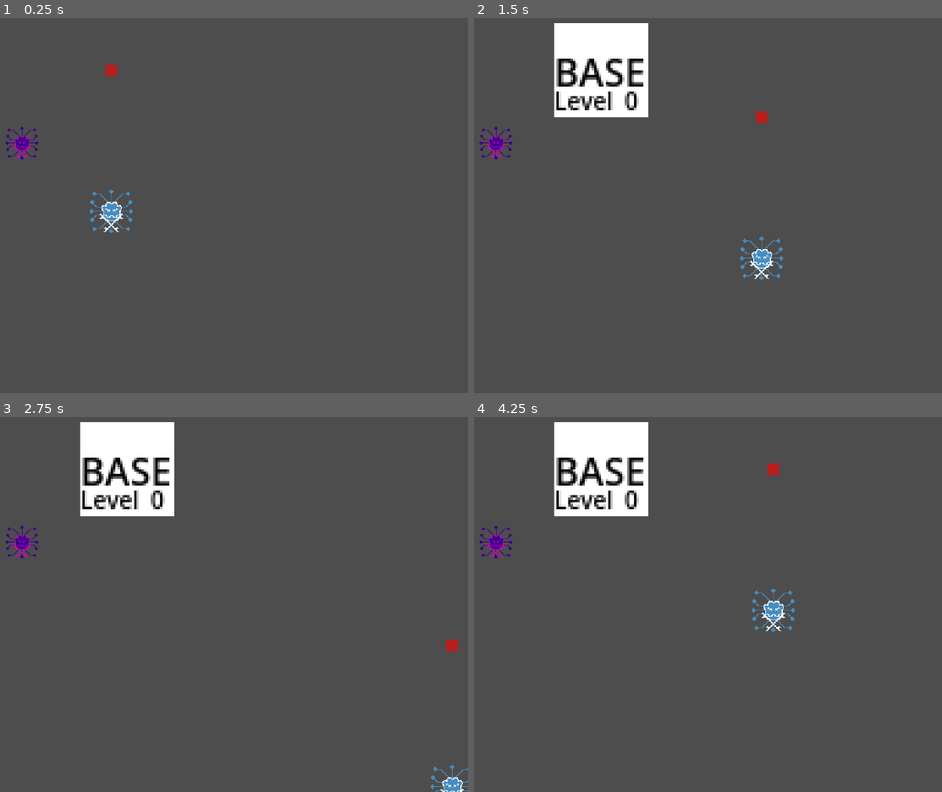
Above: before the commit, frames 1-4 (two rows, left to right).
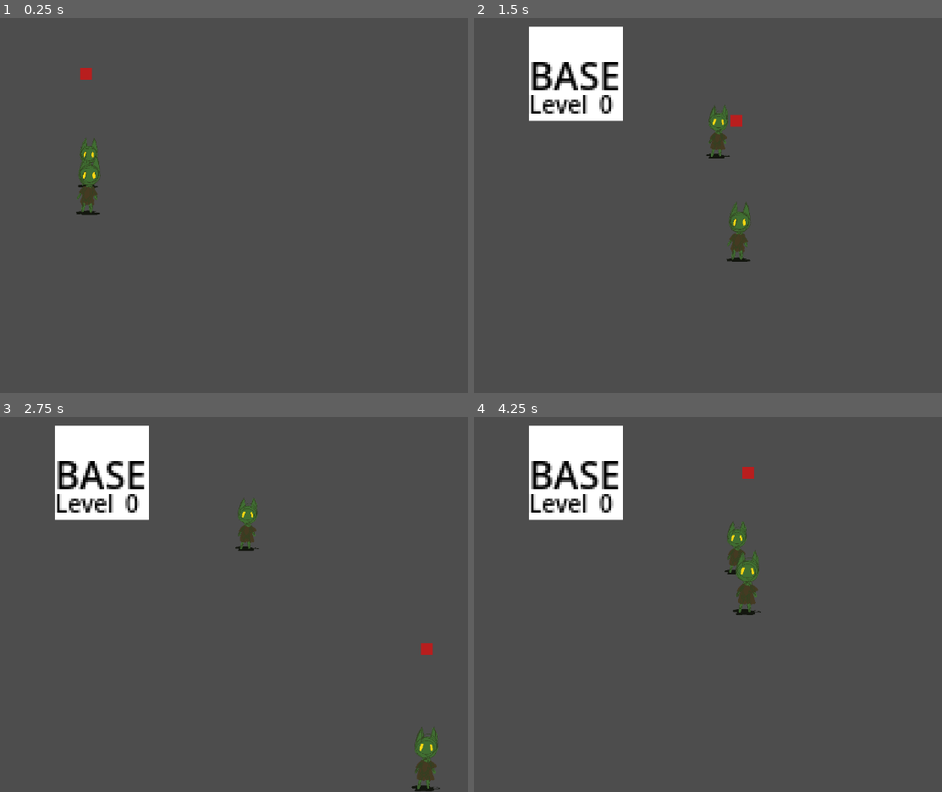
Above: after the commit, the same moments.

Repository: loteque/GoblinGame
Game: Godot game, scene res://main.tscn
The game is run twice, just before and just after one commit, with the same random seed, the same clock (stepped at 60 frames per second) and the same inputs. The project has no main scene, so this scene is started directly.
Inputs:
- Up to frame 1 (0.25 s): no input
- Up to frame 2 (1.5 s): hold D (right) 0.53-1.28 s; tap G (place) at 0.6 s; hold S (down) from 1.28 s (still down); tap Space (select) at 1.35 s
- Up to frame 3 (2.75 s): release S (down) at 2.03 s; hold D (right) from 2.03 s (still down); tap G (place) at 2.1 s
- Up to frame 4 (4.25 s): release D (right) at 2.78 s; hold W (up) 2.78-3.53 s; tap Space (select) at 2.85 s; hold A (left) from 3.53 s (still down); tap G (place) at 3.6 s

The runs differ from the first frame. In frame 1, 1.5% of the frame differs, in the area x 1-29%, y 12-58%; in frame 2, 6.0%; in frame 3, 5.9%; in frame 4, 6.0%, in the area x 1-69%, y 1-58%.

Commit message:
add goblin_0 spritesheet, add idle animation.

Diff:
--- a/actor.tscn
+++ b/actor.tscn
@@ -1,6 +1,7 @@
-[gd_scene load_steps=5 format=3 uid="uid://bnj8oqycjiqah"]
+[gd_scene load_steps=6 format=3 uid="uid://bnj8oqycjiqah"]
 
 [ext_resource type="Script" path="res://Actor.gd" id="1_5a1ut"]
+[ext_resource type="SpriteFrames" uid="uid://b1tde2jhy8sfh" path="res://goblin_0_sprite_frames.tres" id="2_fkt2u"]
 [ext_resource type="Texture2D" uid="uid://binsxgaxudhe3" path="res://icon-bot.png" id="2_iuy1e"]
 
 [sub_resource type="RectangleShape2D" id="RectangleShape2D_moct4"]
@@ -10,6 +11,7 @@
 radius = 131.0
 
 [node name="Actor" type="CharacterBody2D" node_paths=PackedStringArray("nav_agent", "follow_area")]
+z_index = 1
 motion_mode = 1
 wall_min_slide_angle = 0.0
 script = ExtResource("1_5a1ut")
@@ -22,6 +24,7 @@
 shape = SubResource("RectangleShape2D_moct4")
 
 [node name="Sprite2D" type="Sprite2D" parent="."]
+visible = false
 modulate = Color(0.823529, 0, 0.729412, 1)
 scale = Vector2(0.45, 0.45)
 texture = ExtResource("2_iuy1e")
@@ -35,5 +38,13 @@
 [node name="CollisionShape2D" type="CollisionShape2D" parent="FollowArea"]
 shape = SubResource("CircleShape2D_v1do6")
 
+[node name="AnimatedSprite2D" type="AnimatedSprite2D" parent="."]
+scale = Vector2(0.25, 0.25)
+sprite_frames = ExtResource("2_fkt2u")
+animation = &"idle_front"
+autoplay = "idle_front"
+frame_progress = 0.419319
+offset = Vector2(0, -165)
+
 [connection signal="body_entered" from="FollowArea" to="." method="_on_follow_area_body_entered"]
 [connection signal="body_exited" from="FollowArea" to="." method="_on_follow_area_body_exited"]
--- /dev/null
+++ b/goblin_0_sprite_frames.tres
@@ -0,0 +1,58 @@
+[gd_resource type="SpriteFrames" load_steps=8 format=3 uid="uid://b1tde2jhy8sfh"]
+
+[ext_resource type="Texture2D" uid="uid://dy51xirriiq2d" path="res://goblin_sprite_sheet_wip_update_with_updated_roll.png" id="1_xvd8n"]
+
+[sub_resource type="AtlasTexture" id="AtlasTexture_wxu2l"]
+atlas = ExtResource("1_xvd8n")
+region = Rect2(96, 44, 189, 406)
+
+[sub_resource type="AtlasTexture" id="AtlasTexture_laq7n"]
+atlas = ExtResource("1_xvd8n")
+region = Rect2(285, 44, 189, 406)
+
+[sub_resource type="AtlasTexture" id="AtlasTexture_xouel"]
+atlas = ExtResource("1_xvd8n")
+region = Rect2(477, 452, 193, 441)
+
+[sub_resource type="AtlasTexture" id="AtlasTexture_rrk68"]
+atlas = ExtResource("1_xvd8n")
+region = Rect2(674, 452, 193, 441)
+
+[sub_resource type="AtlasTexture" id="AtlasTexture_yti1g"]
+atlas = ExtResource("1_xvd8n")
+region = Rect2(871, 452, 193, 441)
+
+[sub_resource type="AtlasTexture" id="AtlasTexture_4jy80"]
+atlas = ExtResource("1_xvd8n")
+region = Rect2(1068, 452, 193, 441)
+
+[resource]
+animations = [{
+"frames": [{
+"duration": 4.0,
+"texture": SubResource("AtlasTexture_wxu2l")
+}, {
+"duration": 4.0,
+"texture": SubResource("AtlasTexture_laq7n")
+}],
+"loop": true,
+"name": &"idle_front",
+"speed": 15.0
+}, {
+"frames": [{
+"duration": 1.0,
+"texture": SubResource("AtlasTexture_xouel")
+}, {
+"duration": 1.0,
+"texture": SubResource("AtlasTexture_rrk68")
+}, {
+"duration": 1.0,
+"texture": SubResource("AtlasTexture_yti1g")
+}, {
+"duration": 1.0,
+"texture": SubResource("AtlasTexture_4jy80")
+}],
+"loop": true,
+"name": &"run_side",
+"speed": 15.0
+}]
--- a/main.tscn
+++ b/main.tscn
@@ -10,13 +10,14 @@
 source_geometry_group_name = &"navigation_polygon_source_group"
 
 [node name="Main" type="Node2D"]
+y_sort_enabled = true
 
 [node name="NavigationRegion2D" type="NavigationRegion2D" parent="."]
 position = Vector2(577, 322)
 navigation_polygon = SubResource("NavigationPolygon_ocatk")
 
 [node name="Actor" parent="." instance=ExtResource("2_7cfec")]
-position = Vector2(393, 223)
+position = Vector2(505, 294)
 
 [node name="PlayerCharacter" parent="." groups=["Player"] instance=ExtResource("1_rjx7k")]
-position = Vector2(545, 339)
+position = Vector2(502, 345)
--- a/player_character.tscn
+++ b/player_character.tscn
@@ -1,23 +1,26 @@
-[gd_scene load_steps=5 format=3 uid="uid://78j5k0a24wsl"]
+[gd_scene load_steps=6 format=3 uid="uid://78j5k0a24wsl"]
 
 [ext_resource type="Script" path="res://PlayerCharacter.gd" id="1_k6ex4"]
 [ext_resource type="Texture2D" uid="uid://binsxgaxudhe3" path="res://icon-bot.png" id="2_2qsjb"]
+[ext_resource type="SpriteFrames" uid="uid://b1tde2jhy8sfh" path="res://goblin_0_sprite_frames.tres" id="3_e5xby"]
 
 [sub_resource type="RectangleShape2D" id="RectangleShape2D_qeufm"]
-size = Vector2(41, 41)
+size = Vector2(41, 21)
 
 [sub_resource type="RectangleShape2D" id="RectangleShape2D_fe2m7"]
 
 [node name="PlayerCharacter" type="CharacterBody2D" node_paths=PackedStringArray("throw_target", "cursor")]
+z_index = 1
 script = ExtResource("1_k6ex4")
 throw_target = NodePath("Marker2D")
 cursor = NodePath("Marker2D/Cursor")
 
 [node name="CollisionShape2D" type="CollisionShape2D" parent="."]
-position = Vector2(-0.5, -0.5)
+position = Vector2(-0.5, -10.5)
 shape = SubResource("RectangleShape2D_qeufm")
 
 [node name="Sprite2D" type="Sprite2D" parent="."]
+visible = false
 texture_filter = 1
 scale = Vector2(0.6, 0.6)
 texture = ExtResource("2_2qsjb")
@@ -44,5 +47,13 @@
 [node name="CollisionShape2D" type="CollisionShape2D" parent="Marker2D/Cursor"]
 shape = SubResource("RectangleShape2D_fe2m7")
 
+[node name="AnimatedSprite2D" type="AnimatedSprite2D" parent="."]
+scale = Vector2(0.3, 0.3)
+sprite_frames = ExtResource("3_e5xby")
+animation = &"idle_front"
+autoplay = "idle_front"
+frame_progress = 0.263636
+offset = Vector2(0, -175)
+
 [connection signal="body_entered" from="Marker2D/Cursor" to="." method="_on_cursor_body_entered"]
 [connection signal="body_exited" from="Marker2D/Cursor" to="." method="_on_cursor_body_exited"]
Binary file added: goblin_sprite_sheet_wip_update_with_updated_roll.png
